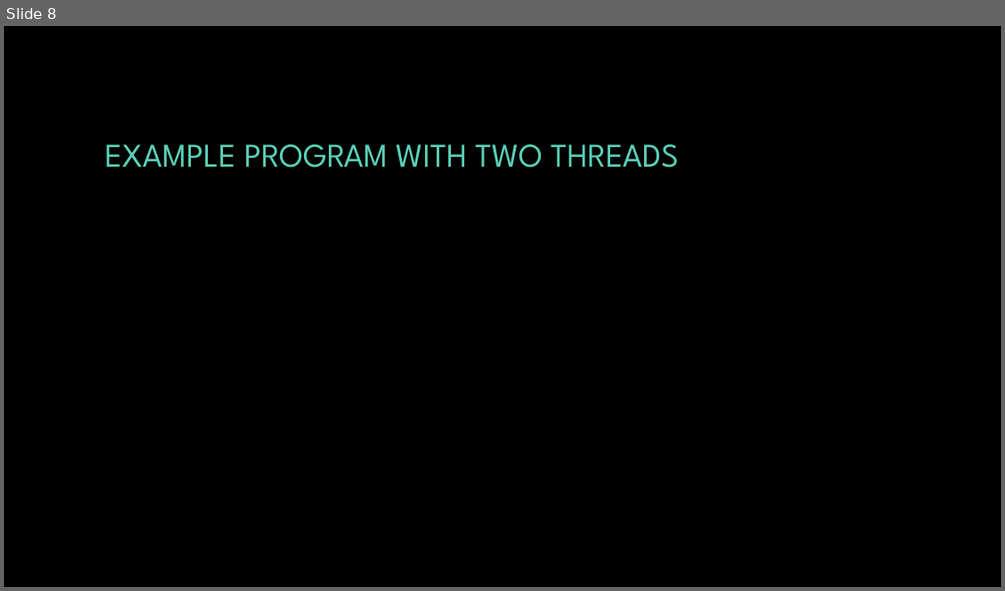
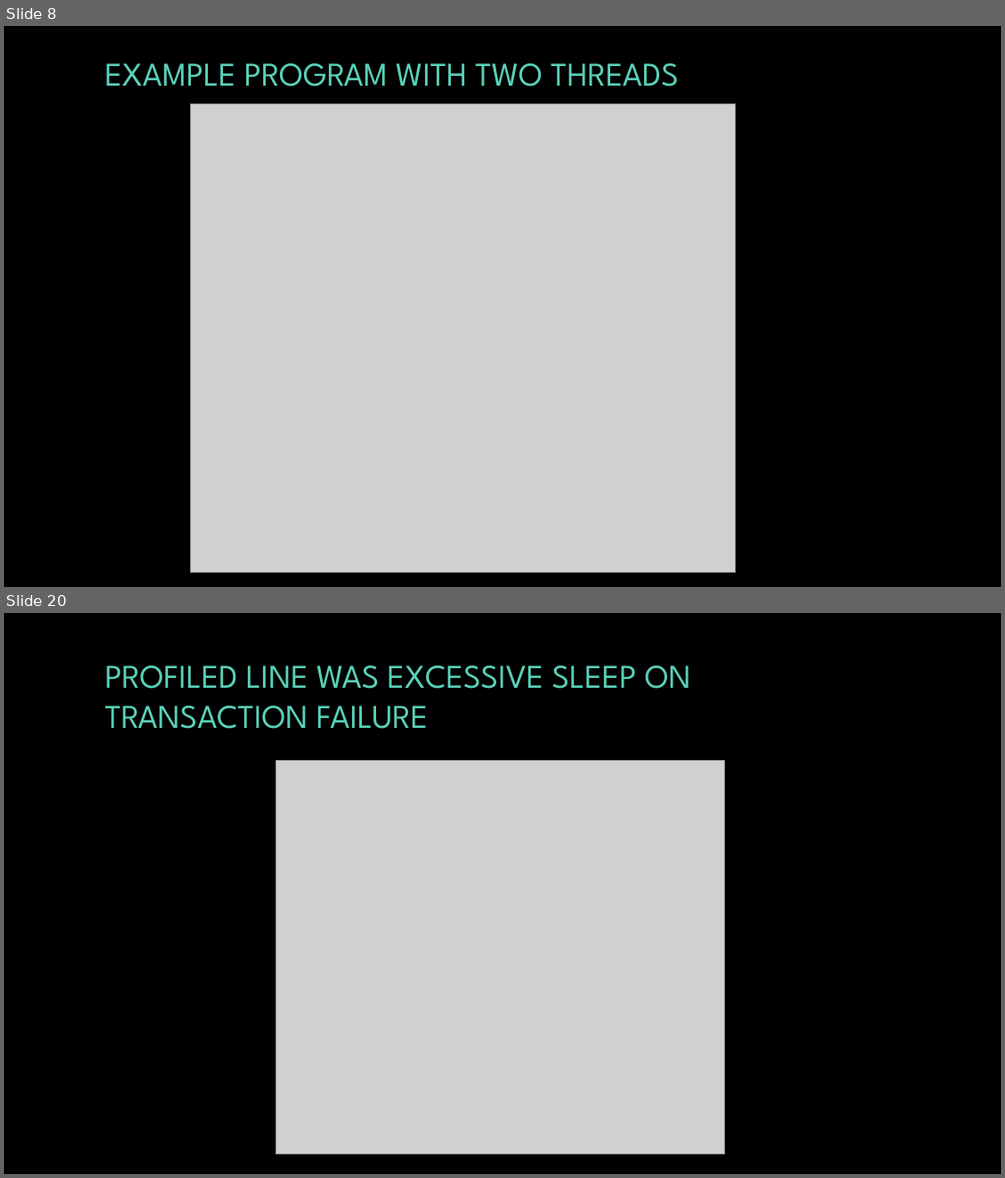
Before and after one commit to Byte-Lab/JCoz, a slide deck: project_presentation.pptx. Shown one above the other, each under a label of ours: slide 8 before the commit, slides 8 and 20 after it; the slides between them are not shown. The pictures are 1005x591 and 1005x1178 pixels, drawn with LibreOffice and Linux fonts; fonts in the diff are those of the drawing; grey boxes stand for pictures; background and template pictures are left out. Boxes give left, top, right and bottom in pixels: in the first picture for what was removed or moved away, otherwise in the second. Text is boxed around its words. In the diff, an @@ line names an element or a change of style, - is before the commit and + after.

```diff
--- a/project_presentation.pptx
+++ b/project_presentation.pptx
@@ slide 20 added at (4,613,1001,1174), background picture (left out) @@
@@ title added at (105,666,691,729), 32 pt, text #5AD0B8 @@
+PROFILED LINE WAS EXCESSIVE SLEEP ON TRANSACTION FAILURE
@@ picture added at (276,761,724,1153) @@
@@ slide 8 changed as well @@
@@ title "EXAMPLE PROGRAM WITH TWO THREADS": place and size @@
-title "EXAMPLE PROGRAM WITH TWO THREADS" at (105,144,679,168)
+title "EXAMPLE PROGRAM WITH TWO THREADS" at (105,63,679,87)
@@ picture added at (191,103,736,572) @@
```
Also in this commit, not shown: 4 other slides changed, 23 other slides added, 11 other files.
